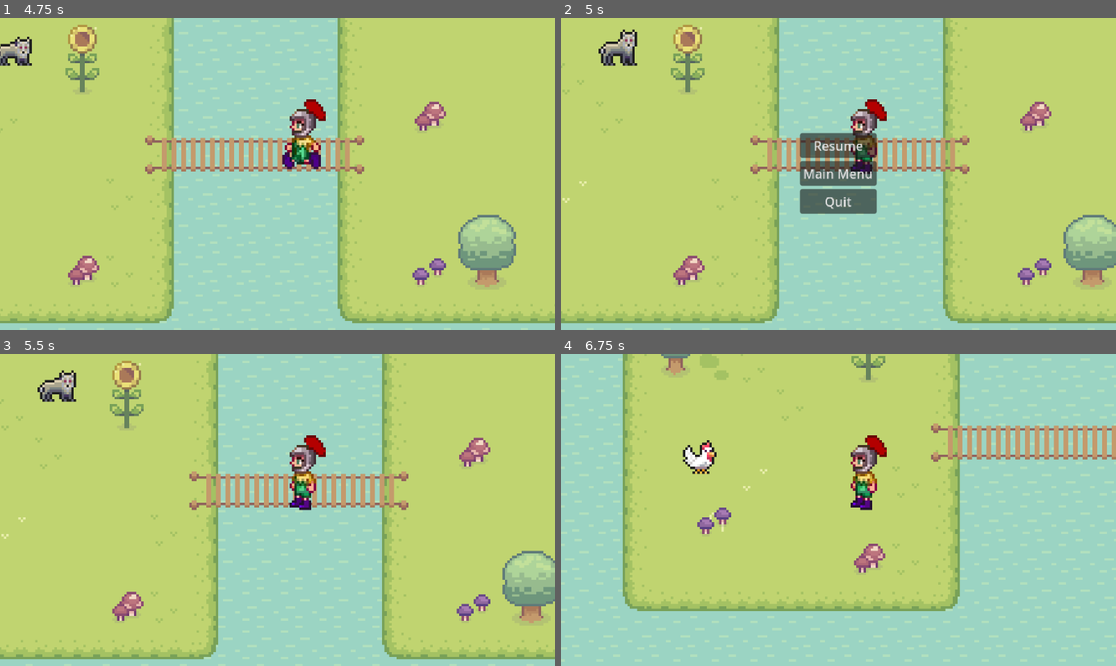
Above: before the commit, frames 1-4 (two rows, left to right).
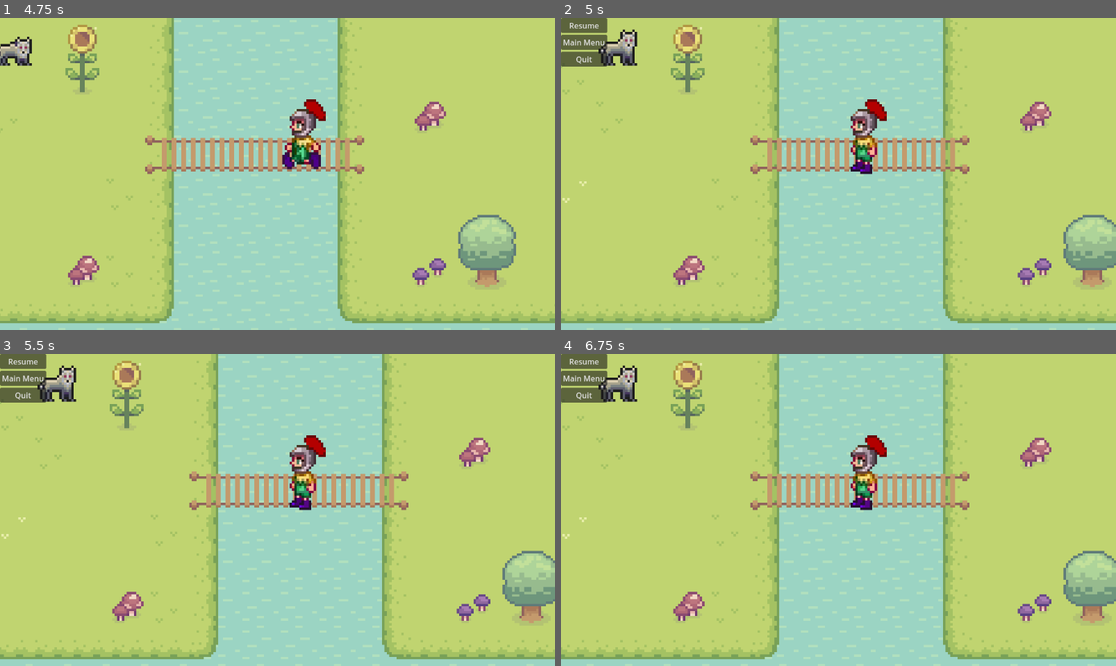
Above: after the commit, the same moments.

Repository: MohammedQureshi/Harvest-Haven
Game: Godot game, scene res://Menu/MainMenu/MainMenuScene.tscn
The game is run twice, just before and just after one commit, with the same random seed, the same clock (stepped at 60 frames per second) and the same inputs.
Inputs (mouse positions are in pixels of both pictures, inside the frame that each line leads up to):
- Up to frame 1 (4.75 s): click "New Game" at 0.5 s; move the mouse to (399, 158) at 1.27 s; hold Right (move_right) 1.28-2.03 s; click (399, 158) at 1.35 s; move the mouse to (166, 189) at 2.02 s; hold Down (move_down) 2.03-2.78 s; click (166, 189) at 2.1 s; move the mouse to (333, 105) at 2.77 s; hold Right (move_right) 2.78-3.53 s; click (333, 105) at 2.85 s; move the mouse to (249, 236) at 3.52 s; hold Up (move_up) 3.53-4.28 s; click (249, 236) at 3.6 s; move the mouse to (444, 220) at 4.27 s; hold Left (move_left) from 4.28 s (still down); click (444, 220) at 4.35 s
- Up to frame 2 (5 s): keep holding Left (move_left); tap Escape (escape) at 4.9 s
- Up to frame 3 (5.5 s): release Left (move_left) at 5 s; click (277, 481) at 5 s, where only the run before the commit has a clickable "Resume"
- Up to frame 4 (6.75 s): move the mouse to (672, 463) at 5.77 s; hold Left (move_left) 5.78-6.53 s; click (672, 463) at 5.85 s; move the mouse to (866, 510) at 6.52 s; hold Down (move_down) from 6.53 s (still down); click (866, 510) at 6.6 s

Frame 1 is identical in both runs. In frame 2, 4.5% of the frame differs, in the area x 0-57%, y 0-63%; in frame 3, 1.5%; in frame 4, 74%, in the area x 0-100%, y 0-98%.

Commit message:
Move menu to client side

Diff:
--- a/Character/Animals/Chicken/Chicken.tscn
+++ b/Character/Animals/Chicken/Chicken.tscn
@@ -39,6 +39,9 @@
 "speed": 5.0
 }]
 
+[sub_resource type="CircleShape2D" id="CircleShape2D_ejis5"]
+radius = 3.0
+
 [node name="Chicken" type="Node2D"]
 script = ExtResource("1_bqo82")
 
@@ -47,3 +50,9 @@
 autoplay = "default"
 frame = 1
 frame_progress = 0.0824962
+
+[node name="Area2D" type="Area2D" parent="."]
+
+[node name="CollisionShape2D" type="CollisionShape2D" parent="Area2D"]
+position = Vector2(0, 5)
+shape = SubResource("CircleShape2D_ejis5")
--- a/Game/Game.tscn
+++ b/Game/Game.tscn
@@ -460,3 +460,8 @@
 spawn_limit = 15
 
 [node name="Players" type="Node2D" parent="."]
+
+[node name="UserInterfaces" type="CanvasLayer" parent="."]
+
+[node name="Pause Menu" parent="UserInterfaces" instance=ExtResource("7_2k2oh")]
+visible = false
--- a/Game/GameScript.gd
+++ b/Game/GameScript.gd
@@ -1,6 +1,6 @@
 extends Node2D
 
-@onready var pause_menu = $Player/Camera2D/PauseMenu
+@onready var pause_menu = $"UserInterfaces/Pause Menu"
 
 var paused = false
 
@@ -12,16 +12,15 @@
 			MultiplayerManager.join_hosted_game();
 
 func _process(delta):
-	if not MultiplayerManager.is_multiplayer:
-		if Input.is_action_just_pressed("escape"):
-			pause(paused)
+	if Input.is_action_just_pressed("escape"):
+		pause(paused)
 
 func pause(state):
-	if not MultiplayerManager.is_multiplayer:
 		if state:
 			pause_menu.hide()
-			get_tree().paused = false
-
+			if not MultiplayerManager.is_multiplayer:
+				get_tree().paused = false
 		else:
 			pause_menu.show()
-			get_tree().paused = true
+			if not MultiplayerManager.is_multiplayer:
+				get_tree().paused = true
--- a/Menu/PauseMenu/PauseMenuScript.gd
+++ b/Menu/PauseMenu/PauseMenuScript.gd
@@ -7,6 +7,7 @@
 func _on_resume_pressed():
 	if not MultiplayerManager.is_multiplayer:
 		game.pause(true)
+	$".".visible = false
 
 func _on_main_menu_pressed():
 	get_tree().change_scene_to_file(MAIN_MENU_SCENE_PATH);
--- a/Multiplayer/MultiplayerManager.gd
+++ b/Multiplayer/MultiplayerManager.gd
@@ -12,6 +12,10 @@
 
 func host_game():
 	print("Hosting game")
+
+	if not multiplayer.get_peers().is_empty():
+		print("Server is already running on this machine.")
+		return
 
 	_players_spawn_node = get_tree().get_current_scene().get_node("Players")
 
--- a/Multiplayer/MultiplayerPlayer/MultiplayerPlayerScene.tscn
+++ b/Multiplayer/MultiplayerPlayer/MultiplayerPlayerScene.tscn
@@ -1,8 +1,7 @@
-[gd_scene load_steps=40 format=3 uid="uid://crvjfemsratd7"]
+[gd_scene load_steps=39 format=3 uid="uid://crvjfemsratd7"]
 
 [ext_resource type="Script" path="res://Multiplayer/MultiplayerPlayer/MultiplayerPlayerScript.gd" id="1_7dyo4"]
 [ext_resource type="Script" path="res://Multiplayer/MultiplayerPlayer/MultiplayerSynchronizer.gd" id="2_f3ugv"]
-[ext_resource type="PackedScene" uid="uid://ckg8fdqu8urmu" path="res://Menu/PauseMenu/PauseMenuScene.tscn" id="3_flgd2"]
 [ext_resource type="Texture2D" uid="uid://b41becac77s0d" path="res://Assets/sprites/Dwarf Sprite Sheet.png" id="3_uuq3o"]
 
 [sub_resource type="SceneReplicationConfig" id="SceneReplicationConfig_2owsn"]
@@ -270,8 +269,8 @@
 }]
 
 [sub_resource type="CapsuleShape2D" id="CapsuleShape2D_mgn6b"]
-radius = 5.0
-height = 16.0
+radius = 4.0
+height = 8.0
 
 [node name="MultiplayerPlayer" type="CharacterBody2D"]
 script = ExtResource("1_7dyo4")
@@ -290,17 +289,8 @@
 animation = &"attack"
 
 [node name="CollisionShape2D" type="CollisionShape2D" parent="."]
-position = Vector2(0, -8)
+position = Vector2(0, -4)
 shape = SubResource("CapsuleShape2D_mgn6b")
 
 [node name="Camera2D" type="Camera2D" parent="."]
 zoom = Vector2(5, 5)
-
-[node name="PauseMenu" parent="Camera2D" instance=ExtResource("3_flgd2")]
-process_mode = 3
-visible = false
-offset_left = -16.0
-offset_top = -17.0
-offset_right = -16.0
-offset_bottom = -17.0
-scale = Vector2(0.33201, 0.33201)
--- a/Multiplayer/MultiplayerPlayer/MultiplayerPlayerScript.gd
+++ b/Multiplayer/MultiplayerPlayer/MultiplayerPlayerScript.gd
@@ -45,6 +45,9 @@
 	#if do_attack:
 		#do_attack = false
 
+	#if Input.is_action_just_pressed("escape"):
+
+
 	direction = %InputSynchronizer.input_direction
 
 	custom_velocity = direction * SPEED
--- a/Multiplayer/MultiplayerPlayer/MultiplayerSynchronizer.gd
+++ b/Multiplayer/MultiplayerPlayer/MultiplayerSynchronizer.gd
@@ -19,8 +19,6 @@
 func _process(delta):
 	if Input.is_action_just_pressed("attack"):
 		attack.rpc()
-	if Input.is_action_just_pressed("escape"):
-		$"../Camera2D/PauseMenu".visible = true
 
 @rpc("call_local")
 func attack():
Not shown: 1 places in Character/Animals/Chicken/Chicken.tscn that only renumber resources
